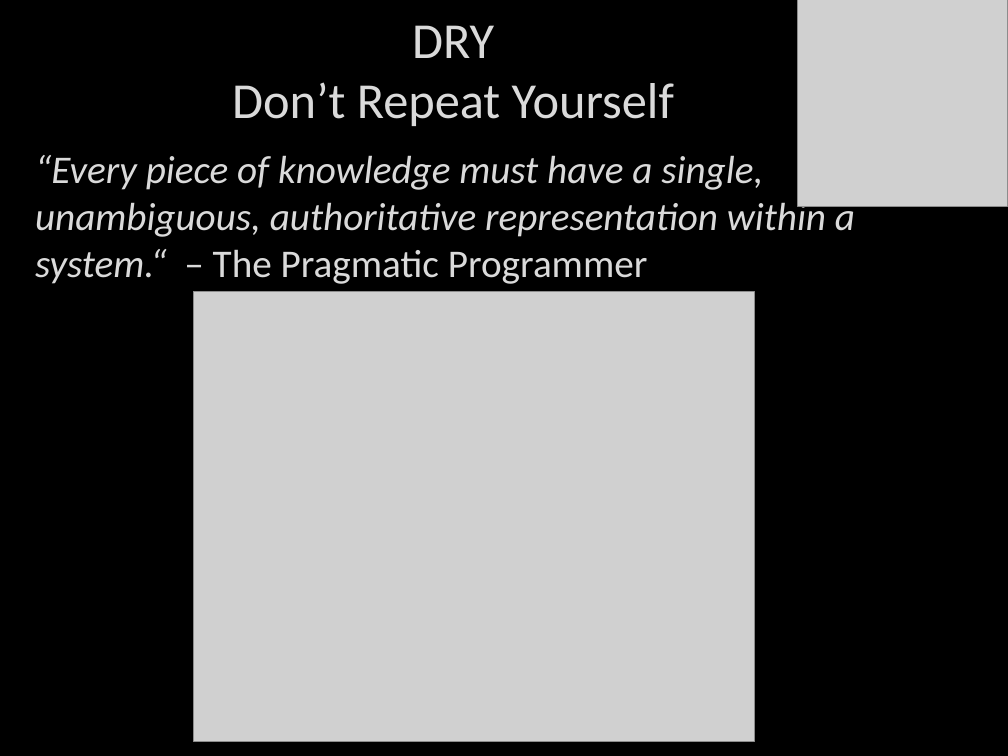
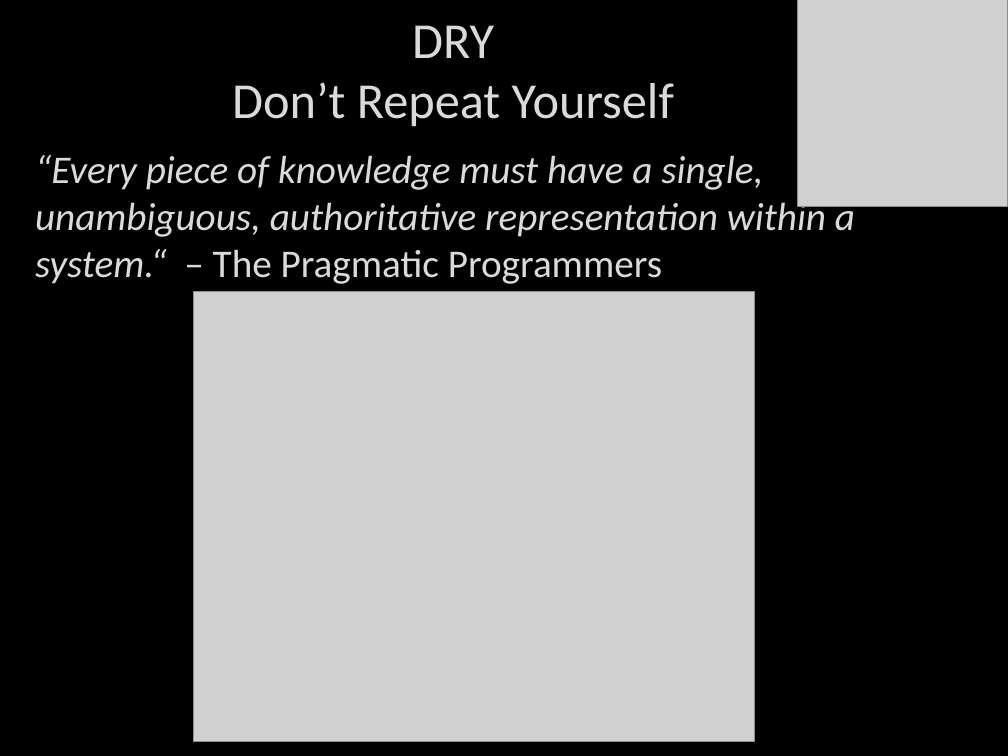
Before and after one commit to itenium-be/Talk-DesignPatterns, a slide deck: slide 12 of patterns.pptx (slide 16 before the commit). Drawn at 1008x756 pixels with LibreOffice and Linux fonts; fonts in the diff are those of the drawing; grey boxes stand for pictures; background and template pictures are left out. Boxes give left, top, right and bottom in pixels: in the first picture for what was removed or moved away, otherwise in the second. Text is boxed around its words. In the diff, an @@ line names an element or a change of style, - is before the commit and + after.

```diff
--- a/patterns.pptx
+++ b/patterns.pptx
@@ text at box(35, 155, 855, 284): text changed @@
-“Every piece of knowledge must have a single, unambiguous, authoritative representation within a system.“ – The Pragmatic Programmer
+“Every piece of knowledge must have a single, unambiguous, authoritative representation within a system.“ – The Pragmatic Programmers
```
Also in this commit, not shown: 11 other slides changed, 1 slide removed, 1 other file.
